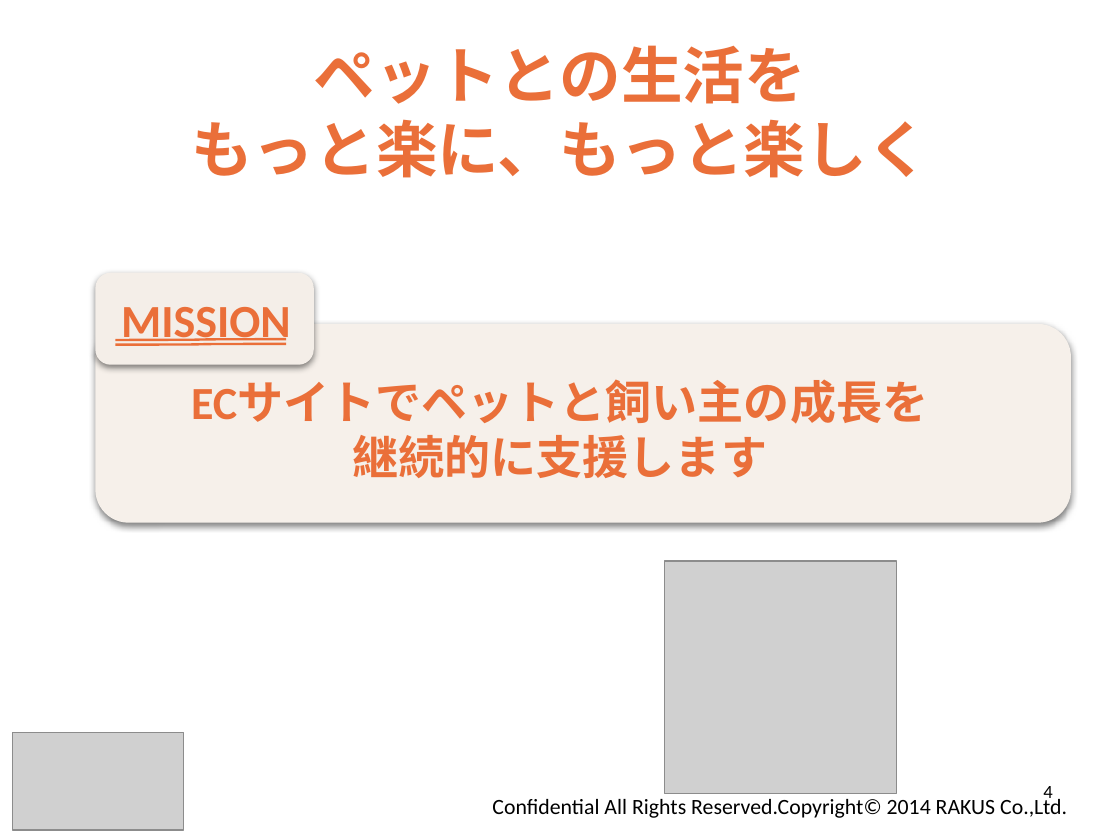
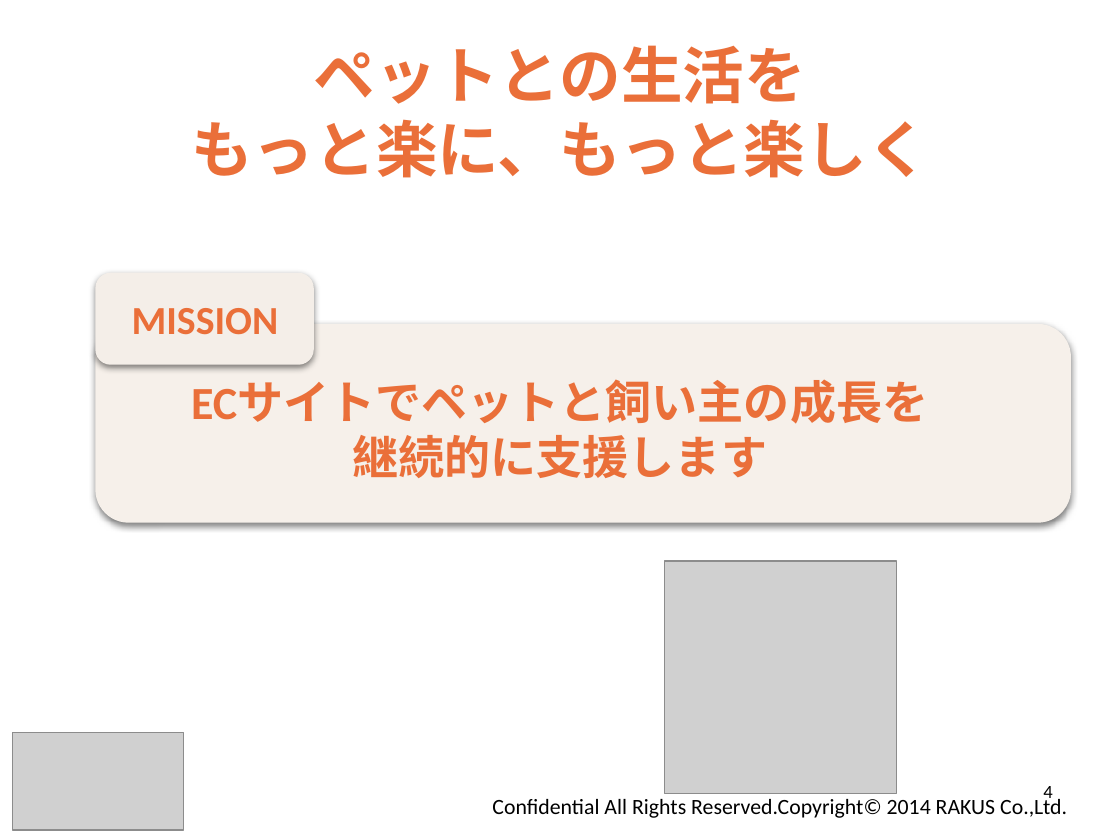
Before and after one commit to ecsite-project/ec-202404b-back, a slide deck: slide 4 of document/楽楽ペット チームB成果発表.pptx. Drawn at 1120x840 pixels with LibreOffice and Linux fonts; fonts in the diff are those of the drawing; grey boxes stand for pictures; background and template pictures are left out. Boxes give left, top, right and bottom in pixels: in the first picture for what was removed or moved away, otherwise in the second. Text is boxed around its words. In the diff, an @@ line names an element or a change of style, - is before the commit and + after.

```diff
--- a/document/楽楽ペット チームB成果発表.pptx
+++ b/document/楽楽ペット チームB成果発表.pptx
@@ title "MISSION": place and size @@
-title "MISSION" at (121,307,291,346)
+title "MISSION" at (132,308,279,335)
@@ title "MISSION" at (132,308,279,335): size 29.6 to 25.6 pt @@
@@ curved line removed from (115, 339) to (287, 339) @@
@@ curved line removed from (115, 345) to (287, 344) @@
```
Also in this commit, not shown: 11 other slides changed, 1 slide removed.
